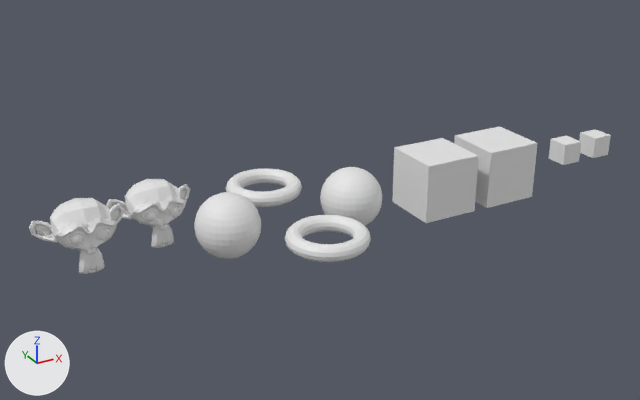
The FBX model tests/export collections.fbx, before and after one commit.
Both versions are drawn from a camera (50 mm lens) standing at (-11.42, -22.45, 11.39) and looking at (1.25, 0.59, -0.13). The lights are fixed; the arrows at lower left show +X, +Y and +Z. Where no turn or scale is listed for an object, it has been applied to the vertices.

The older version as bpy lines, for what is in view:
```python
ob_cube = bpy.data.objects.new('Cube', me_cube)
ob_cube.location = (5.33, 0.0, 0.0)
ob_cube_001 = bpy.data.objects.new('Cube.001', me_cube_001)
ob_cube_001.location = (7.86, 0.0, 0.0)
ob_cube_003 = bpy.data.objects.new('Cube.003', me_cube_003)
ob_cube_003.location = (12.62, 0.0, 0.0)
ob_sphere = bpy.data.objects.new('Sphere', me_sphere)
ob_sphere.location = (2.08, 0.0, 0.0)
ob_sphere_001 = bpy.data.objects.new('Sphere.001', me_sphere_001)
ob_sphere_001.location = (-2.22, 0.0, 0.0)
ob_suzanne = bpy.data.objects.new('Suzanne', me_suzanne)
ob_suzanne.location = (-3.81, 2.03, 0.0)
ob_suzanne_001 = bpy.data.objects.new('Suzanne.001', me_suzanne_001)
ob_suzanne_001.location = (-6.37, 0.64, 0.42)
ob_torus = bpy.data.objects.new('Torus', me_torus)
ob_torus.location = (0.0, -2.16, 0.0)
ob_torus_001 = bpy.data.objects.new('Torus.001', me_torus_001)
ob_torus_001.location = (0.0, 2.16, 0.0)
# also in view: 'Cube.002' at (11.16, 0.0, 0.0)
```
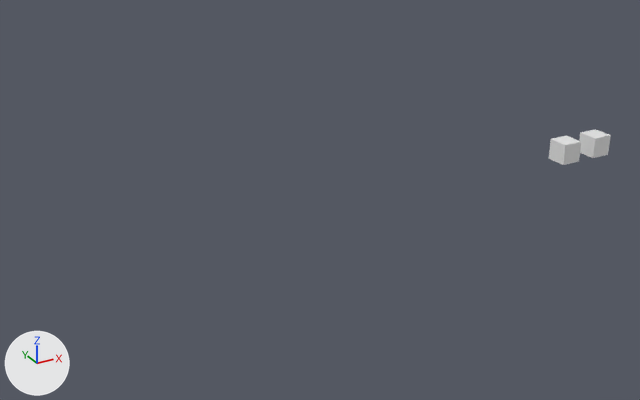
Where the change shows, as pixel boxes [x1, y1, x2, y2] in the pictures (640 x 400 px):
'Cube', deleted: before [392, 138, 479, 223]
'Cube.001', deleted: before [454, 126, 538, 208]
'Suzanne.001', deleted: before [29, 198, 124, 274]
'Sphere.001', deleted: before [194, 192, 261, 259]
'Suzanne', deleted: before [106, 179, 190, 248]
'Torus', deleted: before [285, 215, 371, 262]
'Sphere', deleted: before [320, 167, 382, 226]
'Torus.001', deleted: before [226, 168, 302, 207]

Diff of the bpy script that builds the scene:
```diff
--- a/tests/export collections.fbx.py
+++ b/tests/export collections.fbx.py
@@ ob_suzanne @@
-ob_suzanne = bpy.data.objects.new('Suzanne', me_suzanne)
-ob_suzanne.location = (-3.81, 2.03, 0.0)
@@ ob_torus_001 @@
-ob_torus_001 = bpy.data.objects.new('Torus.001', me_torus_001)
-ob_torus_001.location = (0.0, 2.16, 0.0)
@@ ob_torus @@
-ob_torus = bpy.data.objects.new('Torus', me_torus)
-ob_torus.location = (0.0, -2.16, 0.0)
@@ ob_sphere_001 @@
-ob_sphere_001 = bpy.data.objects.new('Sphere.001', me_sphere_001)
-ob_sphere_001.location = (-2.22, 0.0, 0.0)
@@ ob_suzanne_001 @@
-ob_suzanne_001 = bpy.data.objects.new('Suzanne.001', me_suzanne_001)
-ob_suzanne_001.location = (-6.37, 0.64, 0.42)
@@ ob_cube_001 @@
-ob_cube_001 = bpy.data.objects.new('Cube.001', me_cube_001)
-ob_cube_001.location = (7.86, 0.0, 0.0)
@@ ob_cube @@
-ob_cube = bpy.data.objects.new('Cube', me_cube)
-ob_cube.location = (5.33, 0.0, 0.0)
@@ ob_sphere @@
-ob_sphere = bpy.data.objects.new('Sphere', me_sphere)
-ob_sphere.location = (2.08, 0.0, 0.0)
```
